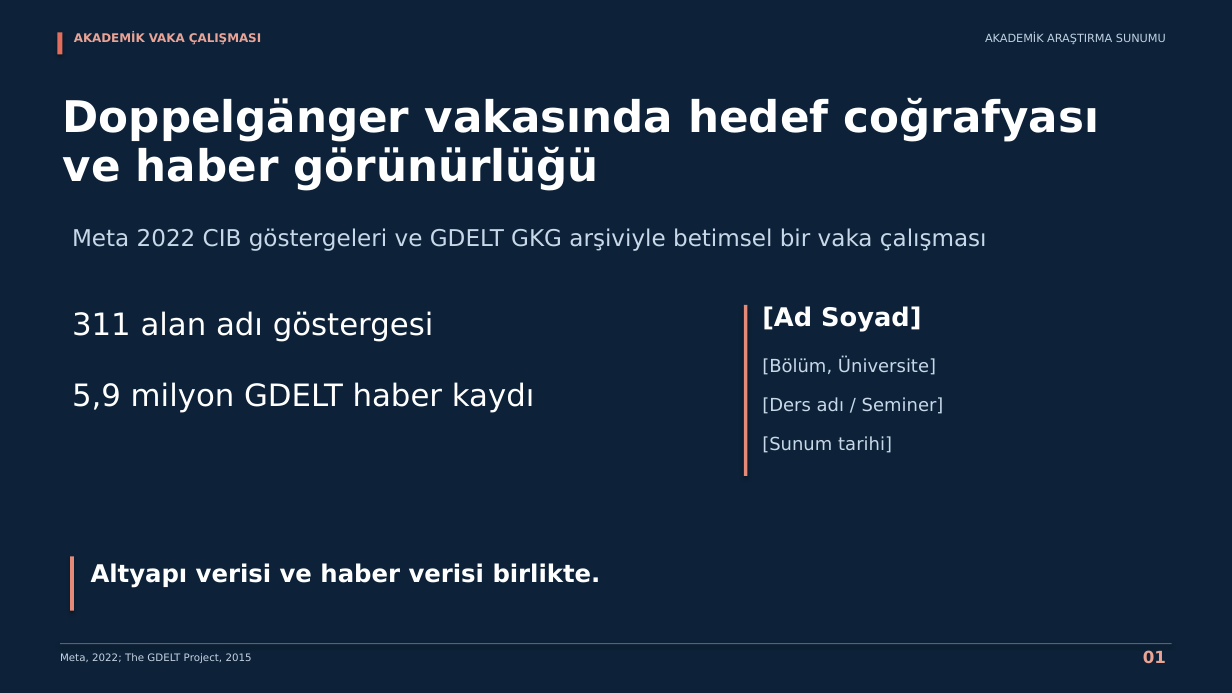
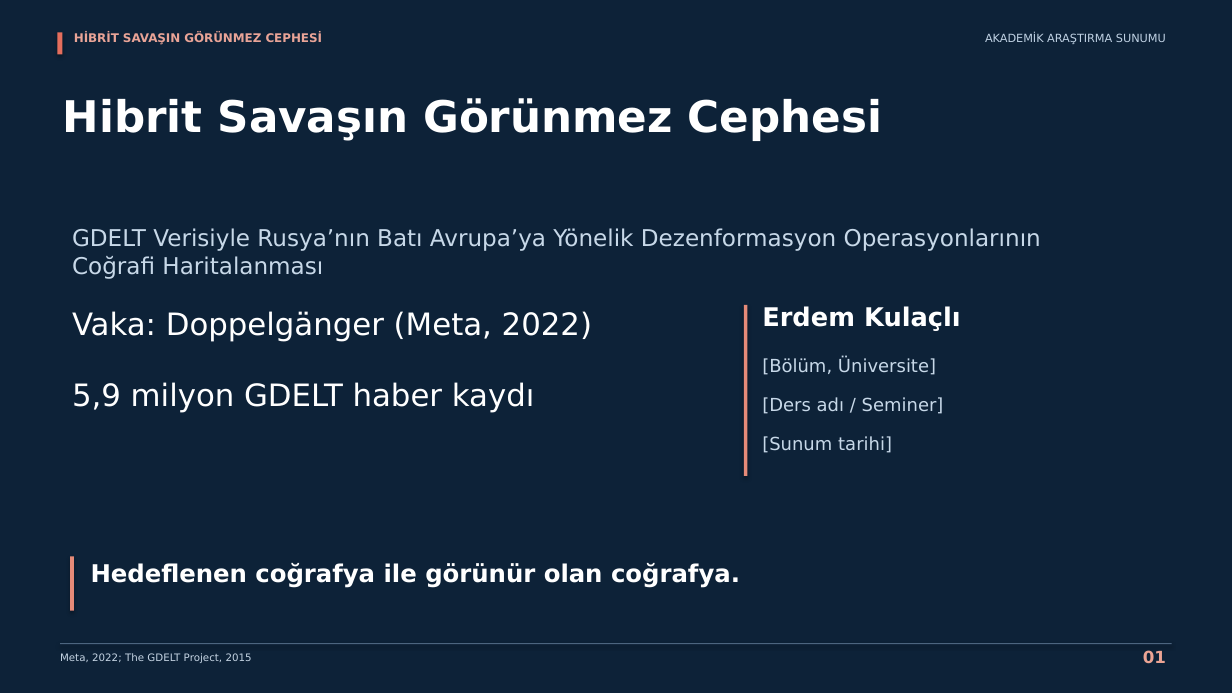
Before and after one commit to erdemkulaclii/SUNUM, a slide deck: slide 1 of output/AKADEMIK_ODAKLI_SUNUM.pptx. Drawn at 1232x693 pixels with LibreOffice and Linux fonts; fonts in the diff are those of the drawing. Boxes give left, top, right and bottom in pixels: in the first picture for what was removed or moved away, otherwise in the second. Text is boxed around its words. In the diff, an @@ line names an element or a change of style, - is before the commit and + after.

```diff
--- a/output/AKADEMIK_ODAKLI_SUNUM.pptx
+++ b/output/AKADEMIK_ODAKLI_SUNUM.pptx
@@ text at bbox=[74, 33, 322, 45]: text changed @@
-AKADEMİK VAKA ÇALIŞMASI
+HİBRİT SAVAŞIN GÖRÜNMEZ CEPHESİ
@@ text at bbox=[63, 98, 882, 141]: text changed @@
-Doppelgänger vakasında hedef coğrafyası
-ve haber görünürlüğü
+Hibrit Savaşın Görünmez Cephesi
@@ text at bbox=[72, 228, 1041, 279]: text changed @@
-Meta 2022 CIB göstergeleri ve GDELT GKG arşiviyle betimsel bir vaka çalışması
+GDELT Verisiyle Rusya’nın Batı Avrupa’ya Yönelik Dezenformasyon Operasyonlarının
+Coğrafi Haritalanması
@@ text at bbox=[72, 311, 592, 342]: text changed @@
-311 alan adı göstergesi
+Vaka: Doppelgänger (Meta, 2022)
@@ text at bbox=[762, 306, 961, 331]: text changed @@
-[Ad Soyad]
+Erdem Kulaçlı
@@ text at bbox=[91, 563, 740, 588]: text changed @@
-Altyapı verisi ve haber verisi birlikte.
+Hedeflenen coğrafya ile görünür olan coğrafya.
```
Also in this commit, not shown: 31 other files.
